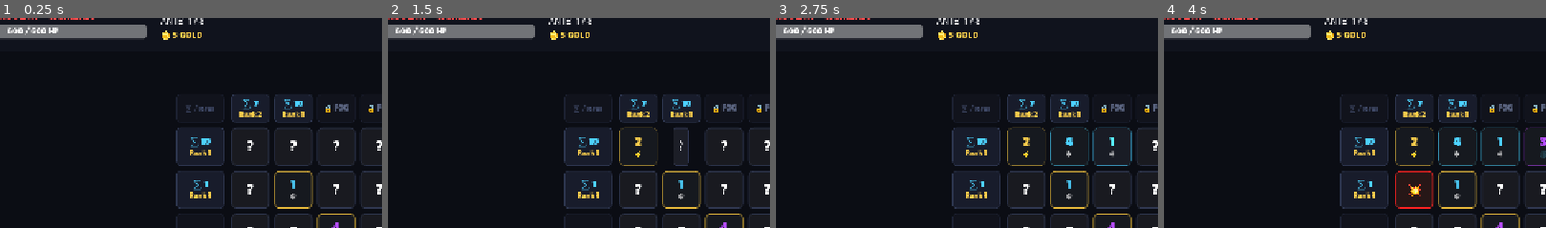
Above: before the commit, frames 1-4 (left to right).
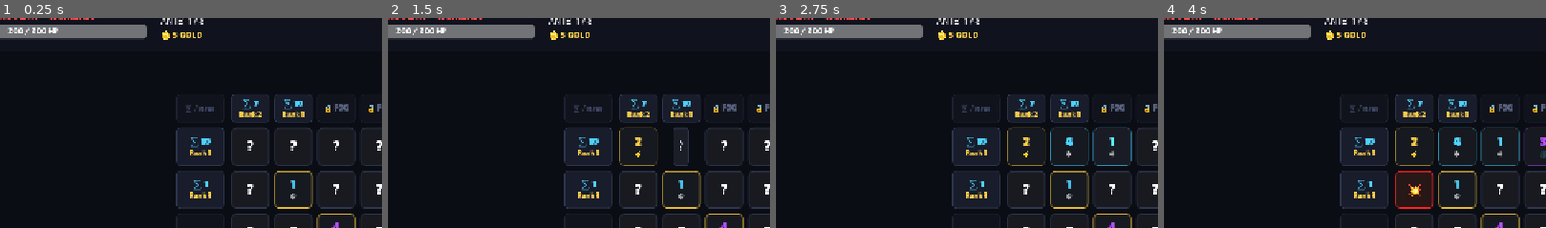
Above: after the commit, the same moments.

Repository: minhtridknj/mathemancer
Game: Godot game, scene res://scenes/main.tscn
Two runs of this game, one before a commit and one after it. Both use one fixed random seed, a clock stepped at 60 frames per second and the inputs below.
Inputs (mouse positions are % of the whole screen's width and height, from its top left):
- Up to frame 1 (0.25 s): no input
- Up to frame 2 (1.5 s): tap Enter at 0.5 s; move the mouse to (45, 33) at 0.52 s; click (45, 33) at 0.67 s; tap Space at 1.25 s; move the mouse to (51, 33) at 1.27 s; click (51, 33) at 1.42 s
- Up to frame 3 (2.75 s): tap Enter at 2 s; move the mouse to (56, 33) at 2.02 s; click (56, 33) at 2.17 s
- Up to frame 4 (4 s): tap Space at 2.75 s; move the mouse to (62, 33) at 2.77 s; click (62, 33) at 2.92 s; tap Enter at 3.5 s; move the mouse to (45, 44) at 3.52 s; click (45, 44) at 3.67 s
The pictures show only the part of the screen within x 12-62%, y 3-53%; the shares and areas given below are measured in that part.

The runs differ from the first frame. In frame 1, 0.2% of the frame differs, in the area x 2-16%, y 3-9%; in frame 2, 0.2%; in frame 3, 0.2%; in frame 4, 0.2%.

Commit message:
feat(balance): reduce Ante 1 Boss HP to 200 and rebalance HP scaling curve

Diff:
--- a/scenes/main.tscn
+++ b/scenes/main.tscn
@@ -90,7 +90,7 @@
 custom_minimum_size = Vector2(0, 24)
 layout_mode = 2
 step = 1.0
-value = 600.0
+value = 200.0
 show_percentage = false
 
 [node name="HpLabel" type="Label" parent="TopBar/Margin/HBox/BossPanel/HpBar"]
@@ -102,7 +102,7 @@
 grow_vertical = 2
 theme_override_fonts/font = ExtResource("5_font_lilita")
 theme_override_font_sizes/font_size = 14
-text = "600 / 600 HP"
+text = "200 / 200 HP"
 horizontal_alignment = 1
 vertical_alignment = 1
 
--- a/scripts/core/game_manager.gd
+++ b/scripts/core/game_manager.gd
@@ -22,8 +22,8 @@
 
 var ante: int = 1
 var grid_size: int = 4
-var boss_hp: int = 600
-var max_boss_hp: int = 600
+var boss_hp: int = 200
+var max_boss_hp: int = 200
 var plays_left: int = 4
 var max_plays: int = 4
 var discards_left: int = 2
@@ -54,12 +54,12 @@
 	else:
 		grid_size = 8
 
-	# Máu Boss theo Ante
-	var hp_table := [0, 600, 1200, 2500, 5000, 10000, 20000, 40000, 80000]
+	# Máu Boss theo Ante (Ante 1: 200 HP để người chơi giải xong bàn cờ có thể hạ gục Boss)
+	var hp_table := [0, 200, 600, 1500, 3500, 7500, 15000, 30000, 60000]
 	if ante < hp_table.size():
 		boss_hp = hp_table[ante]
 	else:
-		boss_hp = int(80000 * pow(2, ante - 8))
+		boss_hp = int(60000 * pow(2, ante - 8))
 	max_boss_hp = boss_hp
 
 	plays_left = max_plays
--- a/tests/test_e2e_gameplay.gd
+++ b/tests/test_e2e_gameplay.gd
@@ -20,7 +20,7 @@
 	gm.start_ante(1, 100) # Fixed seed 100 for deterministic testing
 	print("  [E2E] Initialized Ante 1 (Boss HP: %d, Grid: %dx%d, Plays: %d)" % [gm.boss_hp, gm.grid_size, gm.grid_size, gm.plays_left])
 
-	if gm.boss_hp != 600 or gm.grid_size != 4 or gm.plays_left != 4:
+	if gm.boss_hp != 200 or gm.grid_size != 4 or gm.plays_left != 4:
 		print("❌ FAIL [E2E] Invalid Ante 1 initial stats")
 		return false
 	print("  ✅ PASS [E2E] Ante 1 initialized correctly")
@@ -88,10 +88,10 @@
 	# 5. ADVANCE TO ANTE 2 WITH OWNED RELIC
 	# ==========================================
 	gm.start_ante(2, 200)
-	if gm.ante != 2 or gm.boss_hp != 1200 or gm.plays_left != 4 or not gm.owned_relics.has(target_relic):
+	if gm.ante != 2 or gm.boss_hp != 600 or gm.plays_left != 4 or not gm.owned_relics.has(target_relic):
 		print("❌ FAIL [E2E] Ante 2 data inconsistency")
 		return false
-	print("  ✅ PASS [E2E] Started Ante 2 successfully (Boss HP: 1200, Retained Relics: %s)" % str(gm.owned_relics))
+	print("  ✅ PASS [E2E] Started Ante 2 successfully (Boss HP: 600, Retained Relics: %s)" % str(gm.owned_relics))
 
 	# Verify purchased relic triggers in Ante 2
 	var test_flame_card: Array[Dictionary] = [{"val": 4, "suit": "flame"}, {"val": 3, "suit": "flame"}]
--- a/tests/test_game_manager.gd
+++ b/tests/test_game_manager.gd
@@ -11,7 +11,7 @@
 	gm.start_ante(1, 42) # fixed seed
 
 	# 1. Check Ante 1 initial values
-	if gm.boss_hp < 600 or gm.plays_left != 4:
+	if gm.boss_hp < 200 or gm.plays_left != 4:
 		print("❌ FAIL initial values: boss_hp=%d, plays_left=%d" % [gm.boss_hp, gm.plays_left])
 		all_ok = false
 	else:
--- a/tests/test_main_scene.gd
+++ b/tests/test_main_scene.gd
@@ -27,11 +27,11 @@
 	print("  ✅ PASS 4x4 Grid UI correctly populated with TileView instances")
 
 	# 2. Check Boss initial HP
-	if main.boss_hp_bar.value != 600:
-		print("❌ FAIL boss hp bar not 600: %f" % main.boss_hp_bar.value)
+	if main.boss_hp_bar.value != 200:
+		print("❌ FAIL boss hp bar not 200: %f" % main.boss_hp_bar.value)
 		main.queue_free()
 		return false
-	print("  ✅ PASS Boss HP Bar matches 600 HP")
+	print("  ✅ PASS Boss HP Bar matches 200 HP")
 
 	# 3. Check 5 card slots in hand tray
 	if main.tray_container.get_child_count() != 5:
Not shown, changed: docs/superpowers/specs/2026-11-01-mathemancer-design.md
